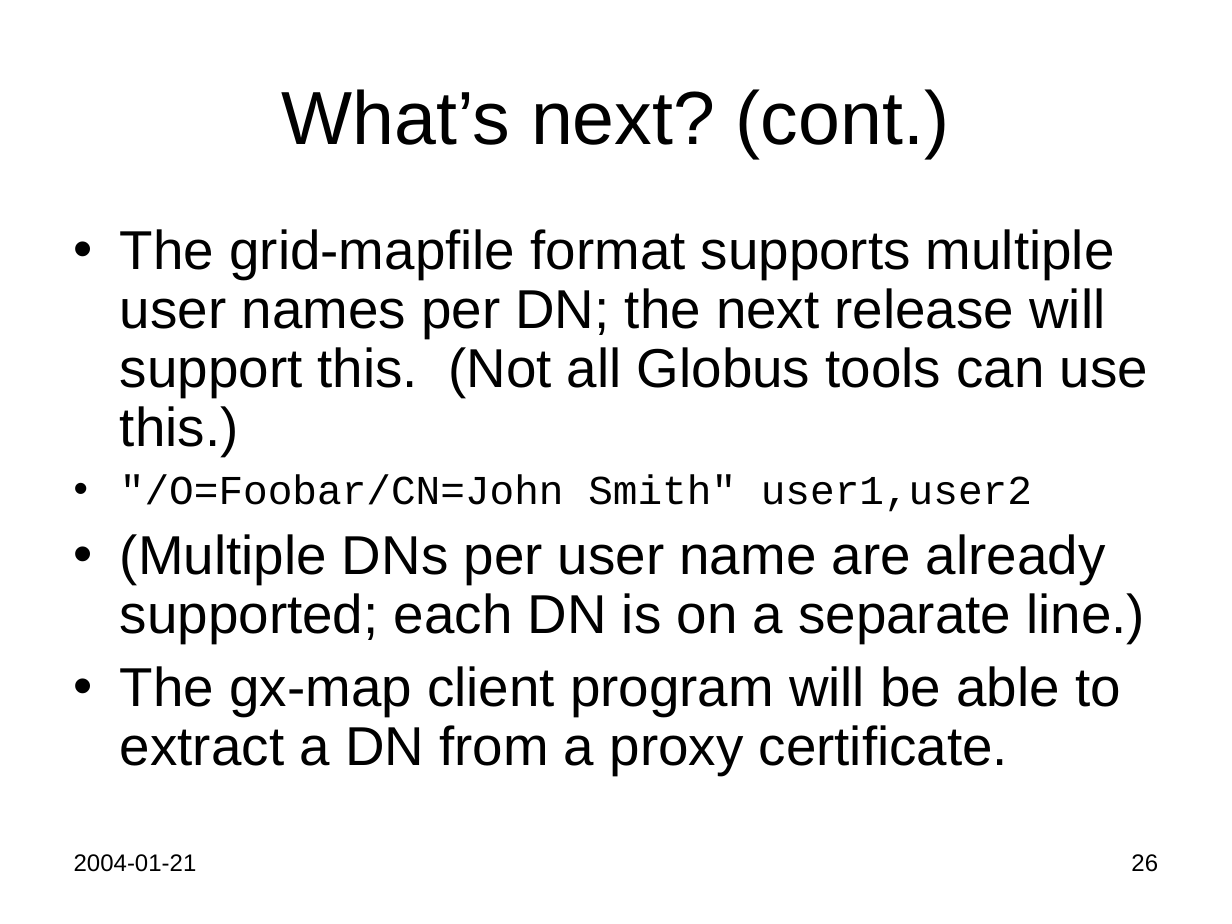
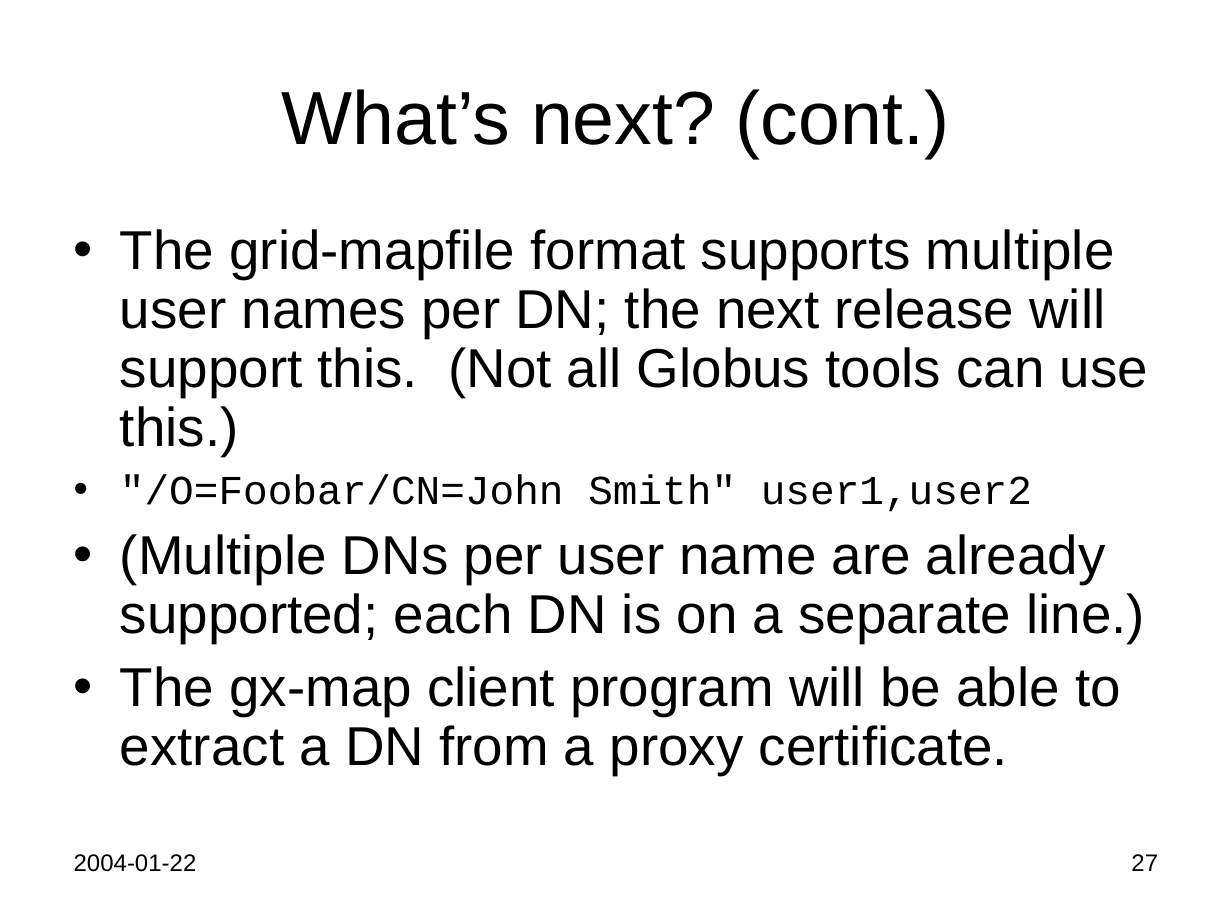
Before and after one commit to Keith-S-Thompson/gx-map, a slide deck: slide 27 of gx-map.ppt (slide 26 before the commit). Drawn at 1232x924 pixels with LibreOffice and Linux fonts; fonts in the diff are those of the drawing. Boxes give left, top, right and bottom in pixels: in the first picture for what was removed or moved away, otherwise in the second. Text is boxed around its words. In the diff, an @@ line names an element or a change of style, - is before the commit and + after.

```diff
--- a/gx-map.ppt
+++ b/gx-map.ppt
@@ text at [74,854,197,872]: text changed @@
-2004-01-21
+2004-01-22
@@ page number at [1131,854,1158,871]: text changed @@
-26
+27
```
Also in this commit, not shown: 28 other slides changed, 1 slide added.
